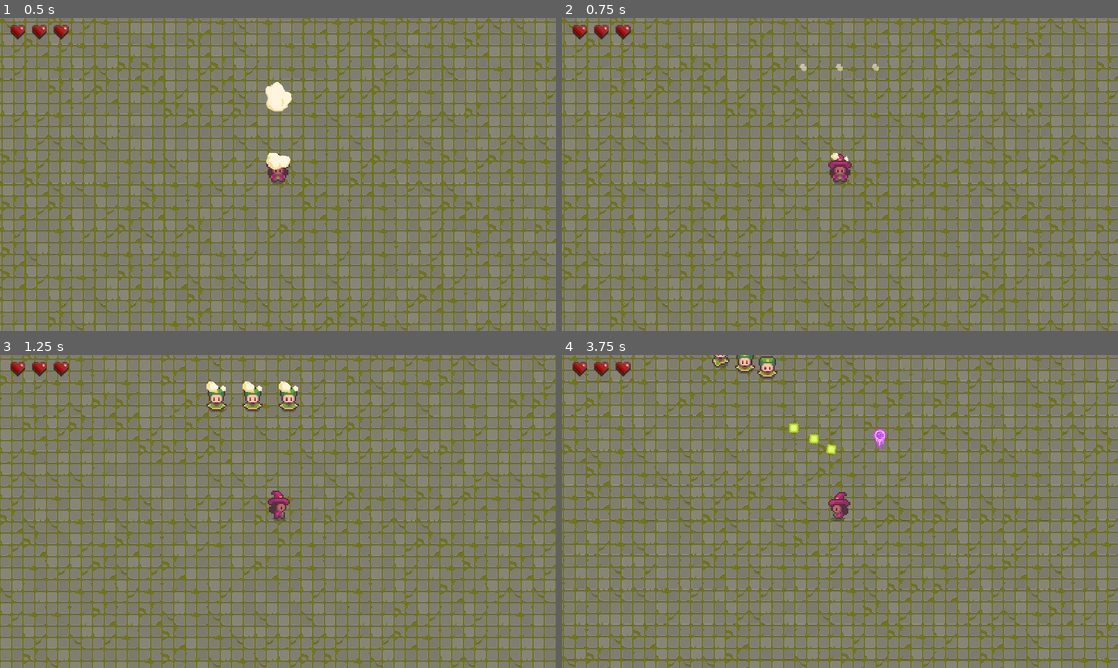
Above: before the commit, frames 1-4 (two rows, left to right).
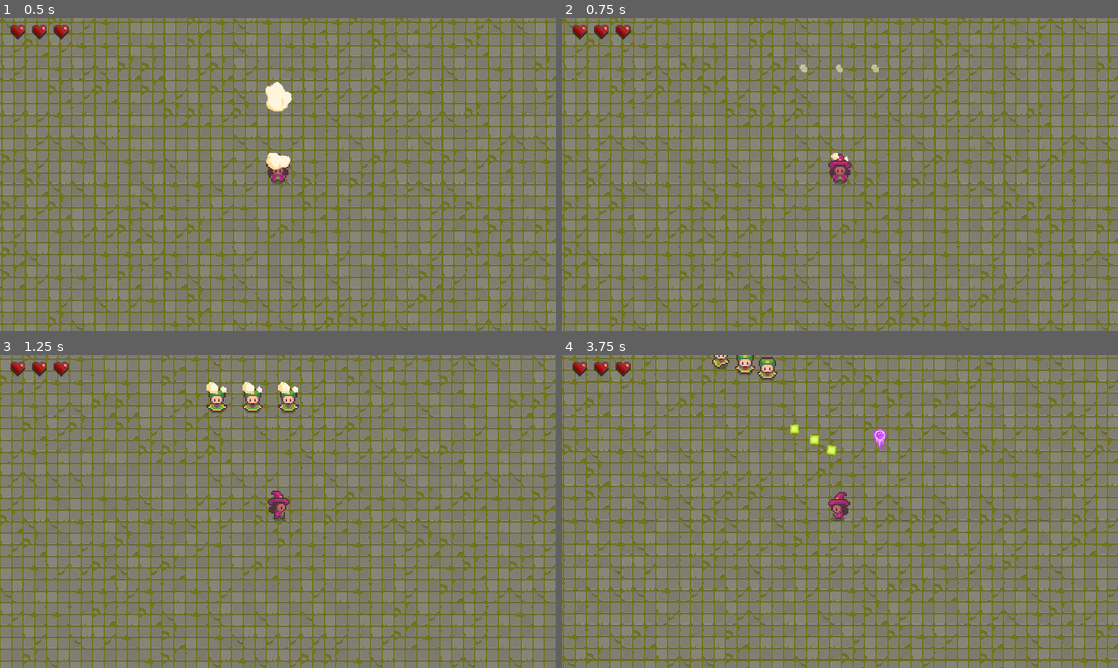
Above: after the commit, the same moments.

Repository: Akyom/JMM
Game: Godot game, scene res://scenes/main.tscn
The game is run twice, just before and just after one commit, with the same random seed, the same clock (stepped at 60 frames per second) and the same inputs.
Inputs:
- Up to frame 1 (0.5 s): no input
- Up to frame 2 (0.75 s): hold D (right) from 0.53 s (still down); tap Space (active) at 0.6 s
- Up to frame 3 (1.25 s): keep holding D (right)
- Up to frame 4 (3.75 s): release D (right) at 1.28 s; hold S (down) 1.28-2.03 s; tap Space (active) every 0.75 s from 1.35 to 3.6 s; hold D (right) 2.03-2.78 s; hold Up (shoot up) 2.78-3.53 s; hold A (left) from 3.53 s (still down)

Frame 1 is identical in both runs. In frame 2, less than 0.1% of the frame differs, in the area x 42-57%, y 14-18%; in frame 3, 0.5%, in the area x 37-54%, y 8-19%; in frame 4, 0.4%.

Commit message:
e1 bullet disappear

Diff:
--- a/bullet/scenes/Player.tscn
+++ b/bullet/scenes/Player.tscn
@@ -706,6 +706,7 @@
 
 [node name="Sprite" type="Sprite" parent="."]
 position = Vector2( 0, -13 )
+texture = ExtResource( 5 )
 hframes = 4
 vframes = 4
 
--- a/bullet/scenes/e1.tscn
+++ b/bullet/scenes/e1.tscn
@@ -698,8 +698,6 @@
 script = ExtResource( 3 )
 MAX_SPEED = 100
 ACCELERATION = 100
-invulnerability = true
-movil = false
 VISION_RANGE = 310
 STILL_RANGE_MIN = 80
 STILL_RANGE_MAX = 120
@@ -707,6 +705,7 @@
 
 [node name="Sprite" type="Sprite" parent="."]
 position = Vector2( 0, -13 )
+texture = ExtResource( 5 )
 hframes = 4
 vframes = 4
 frame = 4
--- a/bullet/scenes/e2.tscn
+++ b/bullet/scenes/e2.tscn
@@ -58,6 +58,30 @@
 "update": 0,
 "values": [ 0 ]
 }
+tracks/4/type = "value"
+tracks/4/path = NodePath(".:invulnerability")
+tracks/4/interp = 1
+tracks/4/loop_wrap = true
+tracks/4/imported = false
+tracks/4/enabled = true
+tracks/4/keys = {
+"times": PoolRealArray( 0 ),
+"transitions": PoolRealArray( 1 ),
+"update": 0,
+"values": [ true ]
+}
+tracks/5/type = "value"
+tracks/5/path = NodePath(".:movil")
+tracks/5/interp = 1
+tracks/5/loop_wrap = true
+tracks/5/imported = false
+tracks/5/enabled = true
+tracks/5/keys = {
+"times": PoolRealArray( 0 ),
+"transitions": PoolRealArray( 1 ),
+"update": 0,
+"values": [ false ]
+}
 
 [sub_resource type="Animation" id=42]
 resource_name = "appear"
@@ -109,6 +133,30 @@
 "transitions": PoolRealArray( 1, 1, 1, 1, 1, 1, 1, 1, 1, 1, 1 ),
 "update": 1,
 "values": [ 0, 1, 2, 3, 4, 5, 6, 7, 8, 9, 10 ]
+}
+tracks/4/type = "value"
+tracks/4/path = NodePath(".:invulnerability")
+tracks/4/interp = 1
+tracks/4/loop_wrap = true
+tracks/4/imported = false
+tracks/4/enabled = true
+tracks/4/keys = {
+"times": PoolRealArray( 0, 1.1 ),
+"transitions": PoolRealArray( 1, 1 ),
+"update": 1,
+"values": [ true, false ]
+}
+tracks/5/type = "value"
+tracks/5/path = NodePath(".:movil")
+tracks/5/interp = 1
+tracks/5/loop_wrap = true
+tracks/5/imported = false
+tracks/5/enabled = true
+tracks/5/keys = {
+"times": PoolRealArray( 0, 1.1 ),
+"transitions": PoolRealArray( 1, 1 ),
+"update": 1,
+"values": [ false, true ]
 }
 
 [sub_resource type="Animation" id=3]
@@ -638,6 +686,8 @@
 MAX_SPEED = 180
 ACCELERATION = 100
 HP = 1
+invulnerability = true
+movil = false
 VISION_RANGE = 380
 
 [node name="Sprite" type="Sprite" parent="."]
--- a/bullet/scripts/Player.gd
+++ b/bullet/scripts/Player.gd
@@ -58,8 +58,8 @@
 	get_parent().add_child(bullet)
 
 func take_damage(instigator: Node2D):
-	.take_damage(instigator) # call parent's (Character) method
+	var took_damage = .take_damage(instigator) # call parent's (Character) method
 	# deal with the UI (hearts)
 	emit_signal("health_changed", HP)
-
+	return took_damage
 	# if HP == 0 do something (emit signal i_died?)
